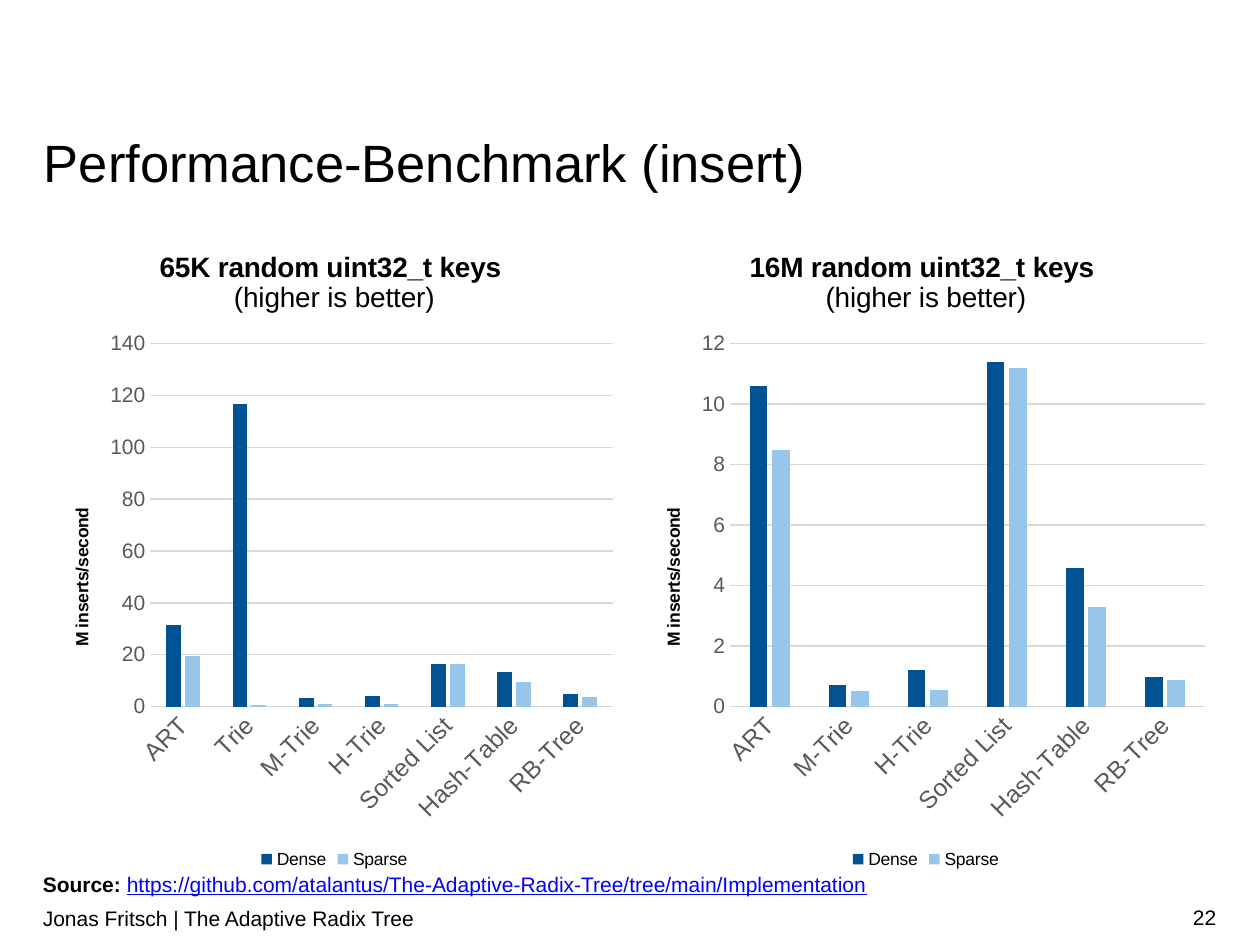
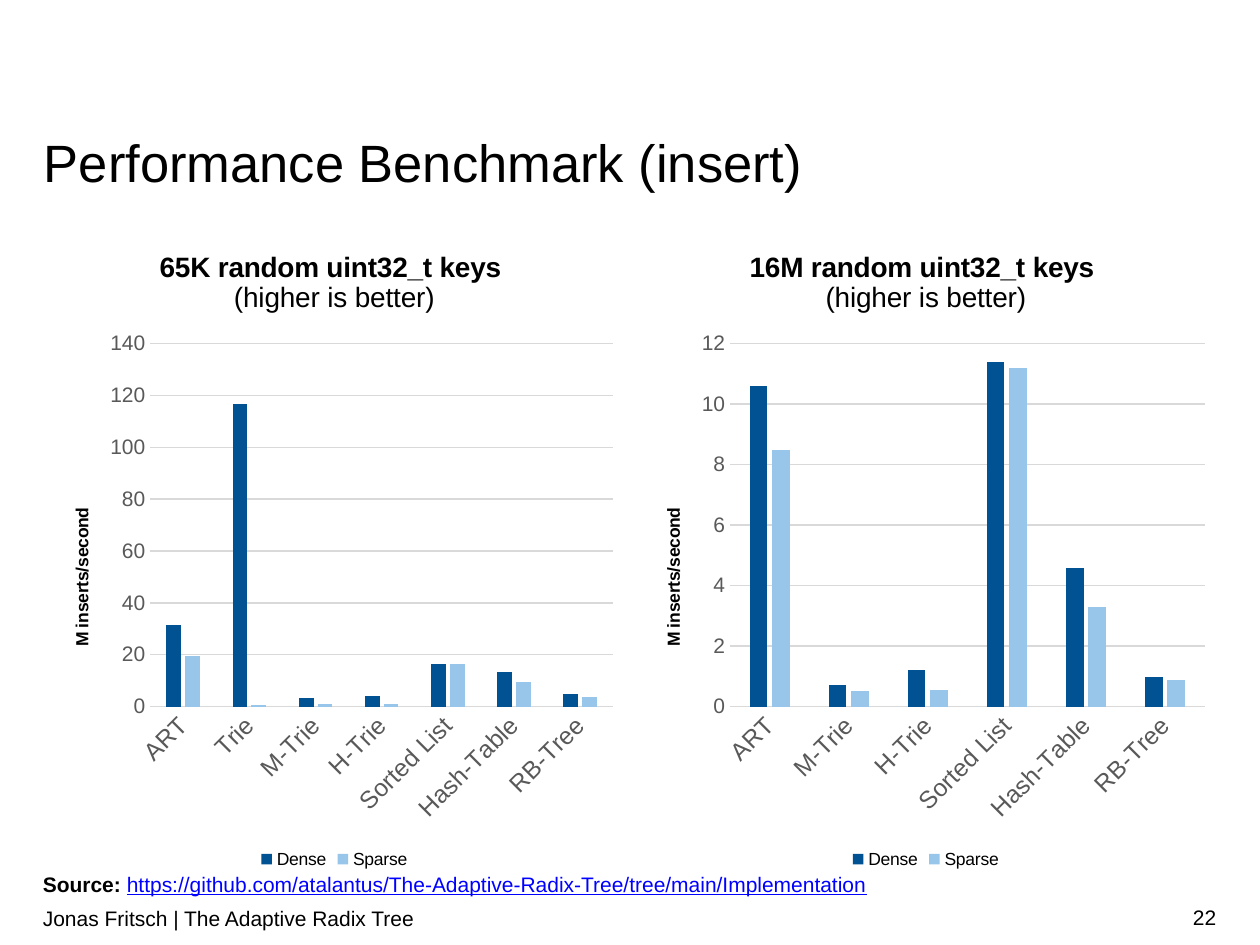
Before and after one commit to atalantus/The-Adaptive-Radix-Tree, a slide deck: slide 22 of Presentation/The Adaptive Radix Tree.pptx. Drawn at 1260x945 pixels with LibreOffice and Linux fonts; fonts in the diff are those of the drawing; background and template pictures are left out. Boxes give left, top, right and bottom in pixels: in the first picture for what was removed or moved away, otherwise in the second. Text is boxed around its words. In the diff, an @@ line names an element or a change of style, - is before the commit and + after.

```diff
--- a/Presentation/The Adaptive Radix Tree.pptx
+++ b/Presentation/The Adaptive Radix Tree.pptx
@@ title at (44, 144, 802, 193): text changed @@
-Performance-Benchmark (insert)
+Performance Benchmark (insert)
```
Also in this commit, not shown: 4 other slides changed.
